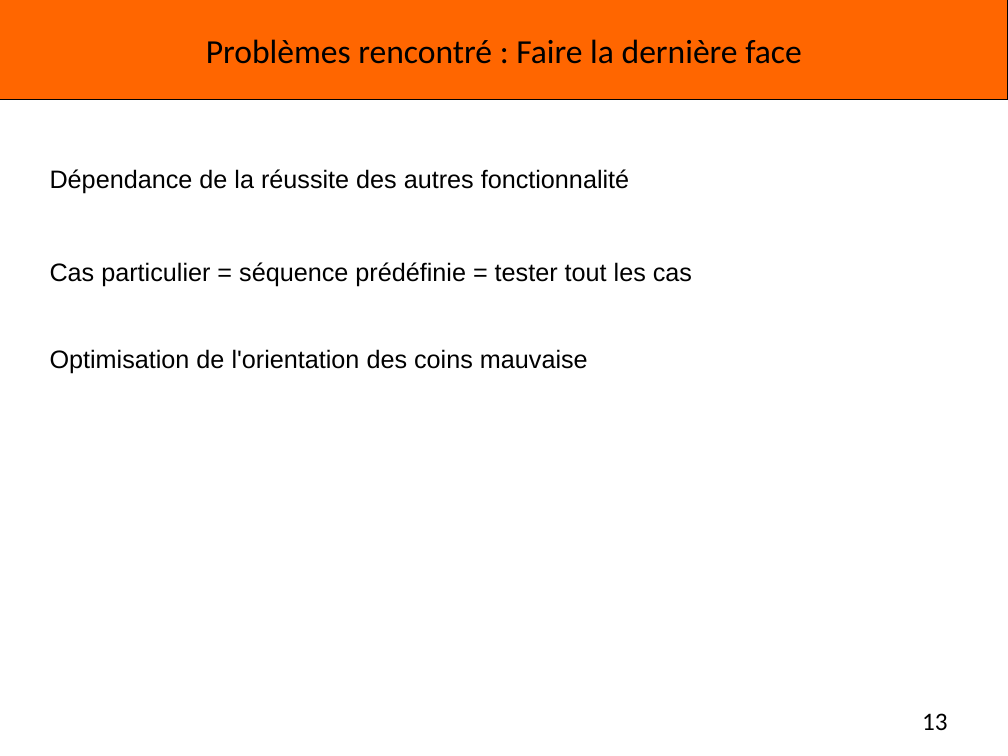
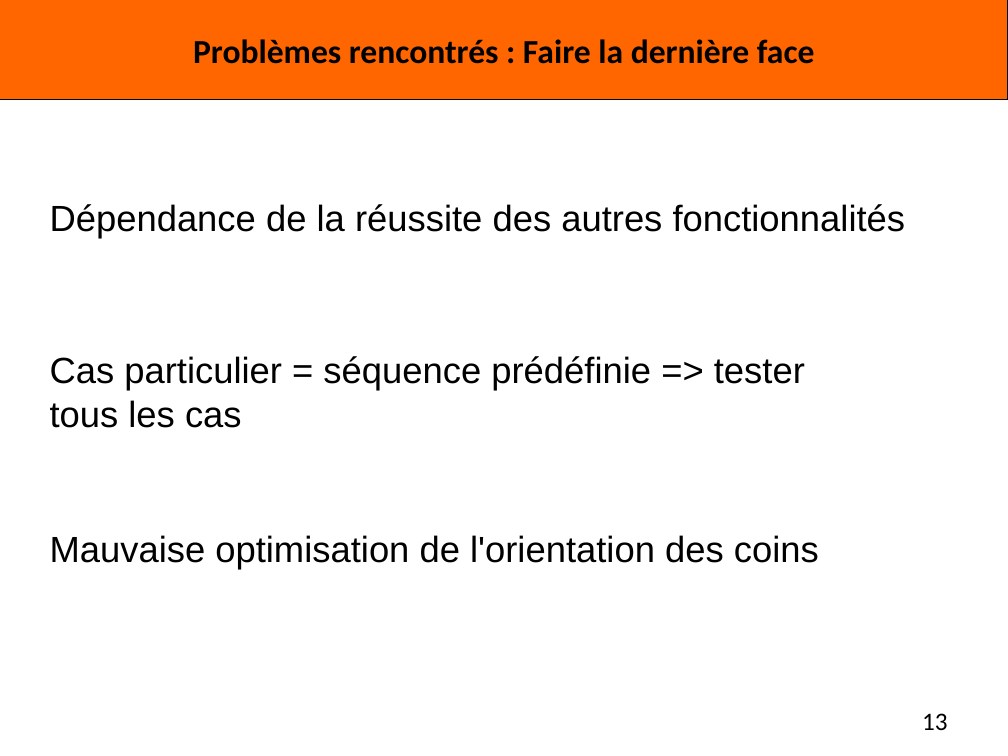
Before and after one commit to Miaxos/Polux, a slide deck: slide 13 of diapo_Presentation_poqb_soutenance_vendredi_15_janvier_2016.odp. Drawn at 1008x756 pixels with LibreOffice and Linux fonts; fonts in the diff are those of the drawing; background and template pictures are left out. Boxes give left, top, right and bottom in pixels: in the first picture for what was removed or moved away, otherwise in the second. Text is boxed around its words. In the diff, an @@ line names an element or a change of style, - is before the commit and + after.

```diff
--- a/diapo_Presentation_poqb_soutenance_vendredi_15_janvier_2016.odp
+++ b/diapo_Presentation_poqb_soutenance_vendredi_15_janvier_2016.odp
@@ title at [193,39,815,64]: text changed; bold on @@
-Problèmes rencontré : Faire la dernière face
+Problèmes rencontrés : Faire la dernière face
@@ text at [50,204,906,239]: text changed; size 18 to 26 pt @@
-Dépendance de la réussite des autres fonctionnalité
+Dépendance de la réussite des autres fonctionnalités
@@ text at [50,356,805,428]: text changed; size 18 to 26 pt @@
-Cas particulier = séquence prédéfinie = tester tout les cas
+Cas particulier = séquence prédéfinie => tester tous les cas
@@ text at [50,535,819,570]: text changed; size 18 to 26 pt @@
-Optimisation de l'orientation des coins mauvaise
+Mauvaise optimisation de l'orientation des coins
```
Also in this commit, not shown: 14 other slides changed.
